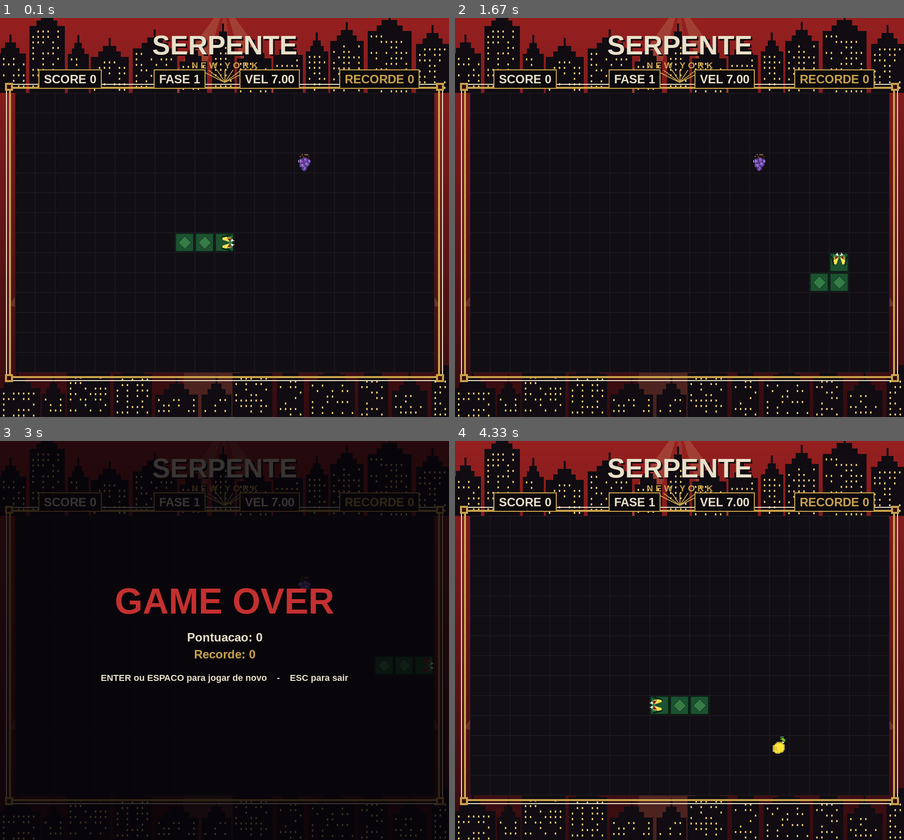
Above: before the commit, frames 1-4 (two rows, left to right).
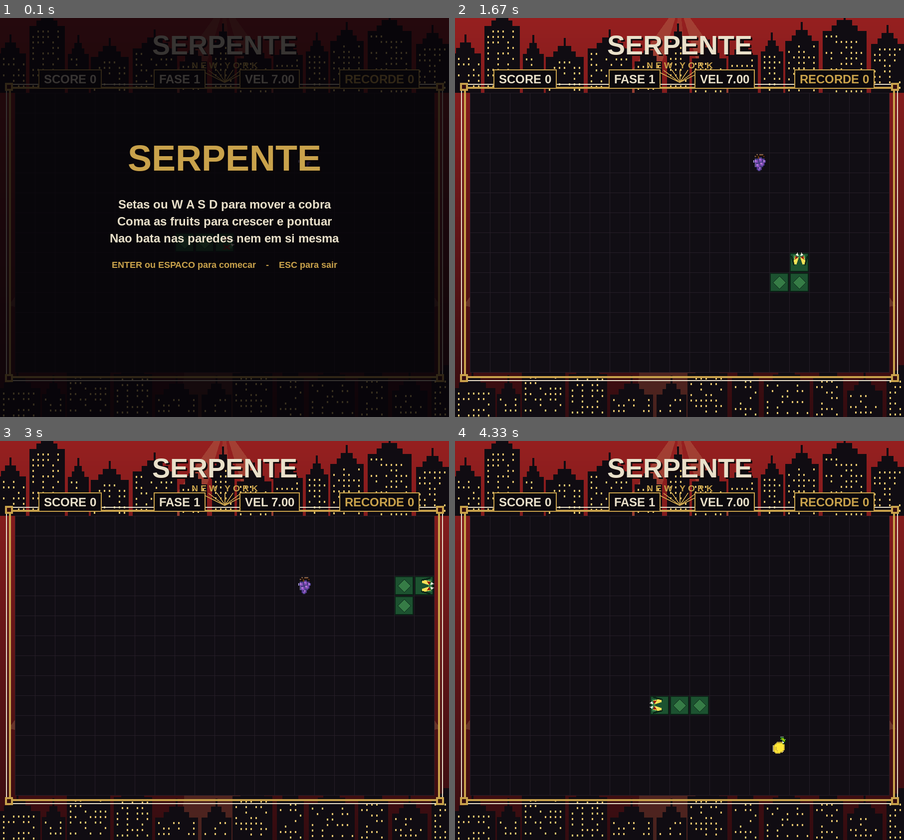
Above: after the commit, the same moments.

Repository: rodrigolr23/PyGameBasic
Game: pygame game, started from game/main.py
Same seed, same stepped clock (60 frames per second), same inputs: the game is played once before the commit and once after it.
Inputs:
- Up to frame 1 (0.1 s): no input
- Up to frame 2 (1.67 s): tap Enter at 0.33 s; tap S at 0.67 s; hold Right 1-1.47 s; hold Up from 1.5 s (still down)
- Up to frame 3 (3 s): release Up at 1.8 s; hold Right 1.83-2.3 s; hold Up 2.33-2.87 s; tap D at 2.9 s
- Up to frame 4 (4.33 s): tap Space at 3.23 s; hold Down 3.57-3.87 s; hold Left 3.9-4.3 s

The runs differ from the first frame. In frame 1, 23% of the frame differs, in the area x 0-100%, y 0-100%; in frame 2, 0.9%; in frame 3, 22%; in frame 4, nothing differs.

Commit message:
Add start screen before gameplay begins

Diff:
--- a/game/main.py
+++ b/game/main.py
@@ -1,8 +1,8 @@
 """Versao 8 (final): Serpente com tema art-deco de Nova York.
 
 Reune o tema visual da v7 (ceu em degrade, skyline de predios, moldura dourada,
-cobra desenhada e frutas em sprite) com as mecanicas da v8: fases que dependem
-da velocidade, duas frutas a partir da fase 2, controles responsivos via buffer
+cobra desenhada e fruits em sprite) com as mecanicas da v8: fases que dependem
+da velocidade, duas fruits a partir da fase 2, controles responsivos via buffer
 de direcoes e movimento com passo de tempo fixo (independente do FPS).
 Controles: setas ou W/A/S/D; ENTER/ESPACO reinicia; ESC sai.
 """
@@ -63,7 +63,7 @@
 # --- Caminhos de arquivos (assets e recorde) ---
 # O arquivo fica em game/, entao a raiz do projeto e a pasta de cima.
 PASTA_RAIZ = os.path.dirname(os.path.dirname(os.path.abspath(__file__)))
-PASTA_FRUTAS = os.path.join(PASTA_RAIZ, "Imagens", "frutas")
+PASTA_FRUTAS = os.path.join(PASTA_RAIZ, "Images", "fruits")
 ARQUIVO_RECORDE = os.path.join(PASTA_RAIZ, "recorde.txt")
 
 
@@ -90,13 +90,13 @@
 
 
 def carregar_frutas():
-    """Carrega e redimensiona os sprites das frutas, retornando um dicionario nome -> imagem."""
+    """Carrega e redimensiona os sprites das fruits, retornando um dicionario nome -> imagem."""
     catalogo = {}
     for nome in NOMES_FRUTAS:
         try:
             imagem = pygame.image.load(os.path.join(PASTA_FRUTAS, nome + ".png")).convert_alpha()
         except (FileNotFoundError, pygame.error):
-            continue  # ignora frutas sem arquivo de imagem
+            continue  # ignora fruits sem arquivo de imagem
         largura, altura = imagem.get_size()
         alvo = CELL - 6
         escala = alvo / max(largura, altura)
@@ -302,7 +302,7 @@
 pausa_ate = 0
 acumulador = 0.0                  # tempo acumulado para o passo de movimento fixo
 estado = "jogando"
-lista_frutas = []                 # frutas no tabuleiro: (posicao, nome)
+lista_frutas = []                 # fruits no tabuleiro: (posicao, nome)
 
 
 def fase_atual():
@@ -311,15 +311,15 @@
 
 
 def quantidade_frutas():
-    """Da fase 2 em diante o tabuleiro mantem duas frutas ao mesmo tempo."""
+    """Da fase 2 em diante o tabuleiro mantem duas fruits ao mesmo tempo."""
     return 1 if fase_atual() < 2 else 2
 
 
 def repor_frutas():
-    """Reabastece o tabuleiro ate ter a quantidade de frutas da fase atual."""
+    """Reabastece o tabuleiro ate ter a quantidade de fruits da fase atual."""
     while len(lista_frutas) < quantidade_frutas():
         ocupadas = [list(posicao) for posicao, _ in lista_frutas]
-        # celulas livres = todas menos as ocupadas pela cobra e por outras frutas
+        # celulas livres = todas menos as ocupadas pela cobra e por outras fruits
         livres = [(c, r) for c in range(COLS) for r in range(ROWS)
                   if [c, r] not in corpo_cobra and [c, r] not in ocupadas]
         if not livres:
@@ -398,12 +398,38 @@
     tela.blit(info_reinicio, (centro_x - info_reinicio.get_width() // 2, ALTURA_TELA // 2 + 64))
 
 
+def desenhar_inicio():
+    """Desenha a tela inicial (menu de abertura) por cima do tabuleiro."""
+    cortina = pygame.Surface((LARGURA_TELA, ALTURA_TELA), pygame.SRCALPHA)
+    cortina.fill((6, 4, 8, 200))
+    tela.blit(cortina, (0, 0))
+    centro_x = LARGURA_TELA // 2
+    # titulo de abertura com sombra deslocada para dar profundidade
+    sombra = fonte_fim.render("SERPENTE", True, (10, 4, 6))
+    titulo = fonte_fim.render("SERPENTE", True, COR_OURO)
+    tela.blit(sombra, (centro_x - titulo.get_width() // 2 + 3, ALTURA_TELA // 2 - 157))
+    tela.blit(titulo, (centro_x - titulo.get_width() // 2, ALTURA_TELA // 2 - 160))
+    # instrucoes de controle e objetivo, uma linha por dica
+    dicas = [
+        "Setas ou W A S D para mover a cobra",
+        "Coma as fruits para crescer e pontuar",
+        "Nao bata nas paredes nem em si mesma",
+    ]
+    for indice, texto in enumerate(dicas):
+        info = fonte_placar.render(texto, True, COR_CREME)
+        tela.blit(info, (centro_x - info.get_width() // 2, ALTURA_TELA // 2 - 40 + indice * 34))
+    # chamada para iniciar a partida
+    info_inicio = fonte_pequena.render("ENTER ou ESPACO para comecar    -    ESC para sair", True, COR_OURO)
+    tela.blit(info_inicio, (centro_x - info_inicio.get_width() // 2, ALTURA_TELA // 2 + 84))
+
+
 def eh_oposta(uma, outra):
     """Indica se duas direcoes sao opostas (evita a cobra virar 180 graus sobre si mesma)."""
     return uma[0] == -outra[0] and uma[1] == -outra[1]
 
 
 iniciar_partida()
+estado = "inicio"  # o tabuleiro ja fica montado, mas a partida so comeca no ENTER/ESPACO
 
 # --- Loop principal do jogo ---
 rodando = True
@@ -417,6 +443,9 @@
         elif evento.type == pygame.KEYDOWN:
             if evento.key == pygame.K_ESCAPE:
                 rodando = False
+            elif estado == "inicio":
+                if evento.key in (pygame.K_RETURN, pygame.K_SPACE):
+                    estado = "jogando"  # tabuleiro ja esta pronto, apenas libera o movimento
             elif estado == "fim":
                 if evento.key in (pygame.K_RETURN, pygame.K_SPACE):
                     iniciar_partida()
@@ -492,12 +521,14 @@
                     corpo_cobra.pop()  # sem comer: remove a cauda (mantem o tamanho)
             intervalo = 1000.0 / velocidade  # recalcula caso a velocidade tenha mudado
 
-    # Desenha o quadro: fundo, frutas, cobra, HUD e (se for o caso) tela de fim.
+    # Desenha o quadro: fundo, fruits, cobra, HUD e (se for o caso) tela de fim.
     tela.blit(fundo_estatico, (0, 0))
     desenhar_frutas()
     desenhar_cobra()
     desenhar_hud()
-    if estado == "fim":
+    if estado == "inicio":
+        desenhar_inicio()
+    elif estado == "fim":
         desenhar_fim()
 
     pygame.display.flip()
